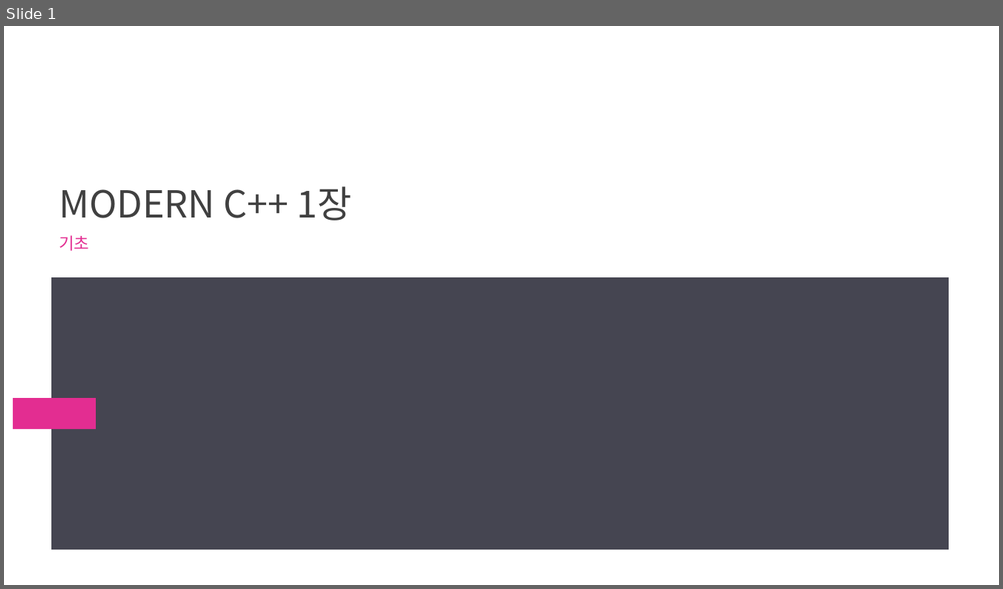
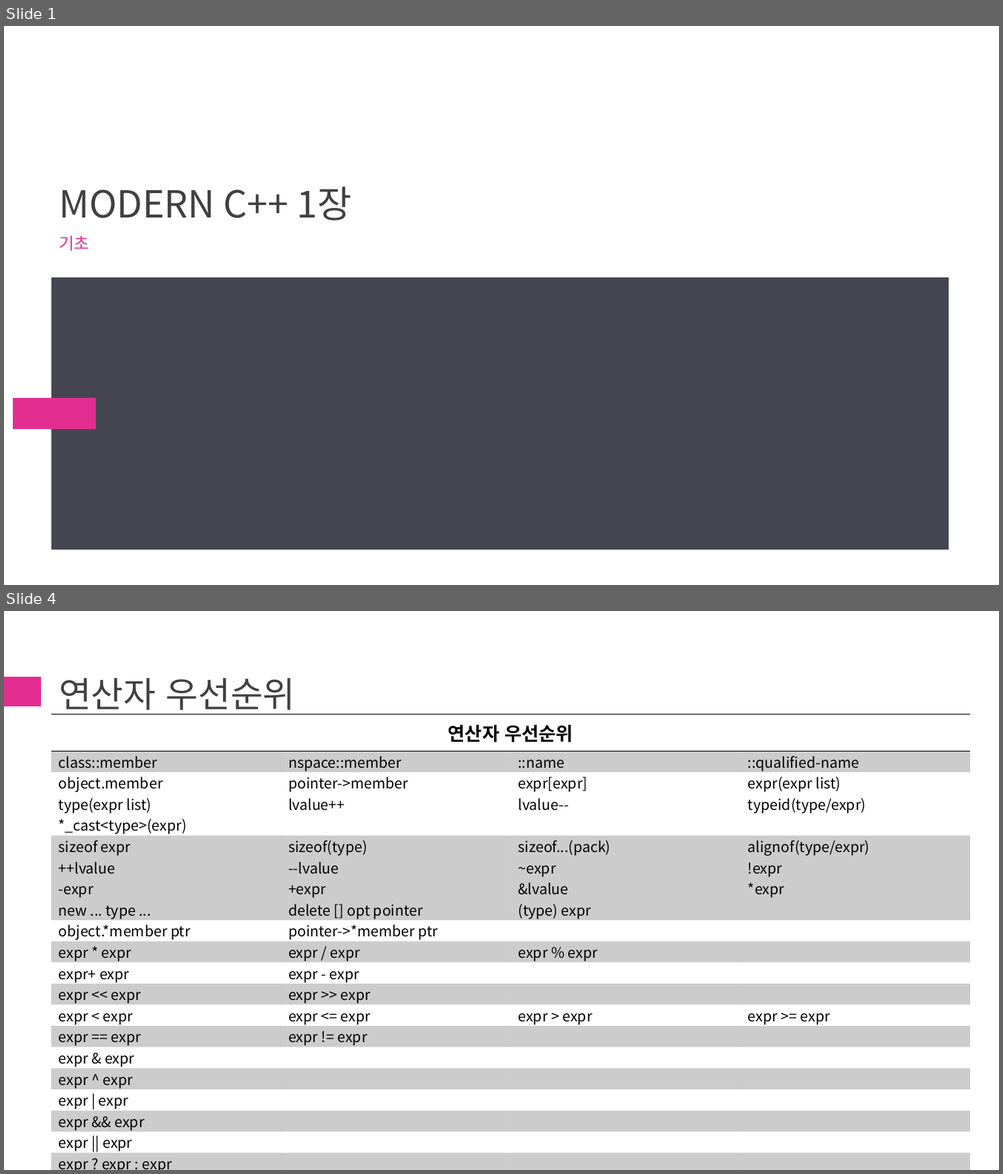
Before and after one commit to chaehanbyul/ModernCpp, a slide deck: 1st/[ModernCpp]1st.pptx. Shown one above the other, each under a label of ours: slide 1 before the commit, slides 1 and 4 after it; the slides between them are not shown. The pictures are 1003x589 and 1003x1174 pixels, drawn with LibreOffice and Linux fonts; fonts in the diff are those of the drawing. Boxes give left, top, right and bottom in pixels: in the first picture for what was removed or moved away, otherwise in the second. Text is boxed around its words. In the diff, an @@ line names an element or a change of style, - is before the commit and + after.

```diff
--- a/1st/[ModernCpp]1st.pptx
+++ b/1st/[ModernCpp]1st.pptx
@@ slide 4 added at bbox=[4, 611, 999, 1170], background #FFFFFF @@
@@ rectangle added at bbox=[4, 677, 41, 706], fill #E32D91 @@
@@ title added at bbox=[59, 678, 296, 715], 34 pt, text #404040 @@
+연산자 우선순위
@@ table added at bbox=[51, 715, 970, 1170], 19 rows, 4 columns @@
+연산자 우선순위 |  |  | 
+class::member | nspace::member | ::name | ::qualified-name
+object.member / type(expr list) / *_cast<type>(expr) | pointer->member / lvalue++ | expr[expr] / lvalue-- | expr(expr list) / typeid(type/expr)
+sizeof expr / ++lvalue / -expr / new ... type ... | sizeof(type) / --lvalue / +expr / delete [] opt pointer | sizeof...(pack) / ~expr / &lvalue / (type) expr | alignof(type/expr) / !expr / *expr
+object.*member ptr | pointer->*member ptr |  | 
+expr * expr | expr / expr | expr % expr | 
+expr+ expr | expr - expr |  | 
+expr << expr | expr >> expr |  | 
+expr < expr | expr <= expr | expr > expr | expr >= expr
+expr == expr | expr != expr |  | 
+expr & expr |  |  | 
+expr ^ expr |  |  | 
+expr | expr |  |  | 
+expr && expr |  |  | 
+expr || expr |  |  | 
+expr ? expr : expr |  |  | 
+lvalue = expr | lvalue @= expr |  | 
+throw expr |  |  | 
+expr, expr |  |  | 
```
Also in this commit, not shown: 1 slide changed, 4 other slides added, 1 slide removed, 4 other files.
